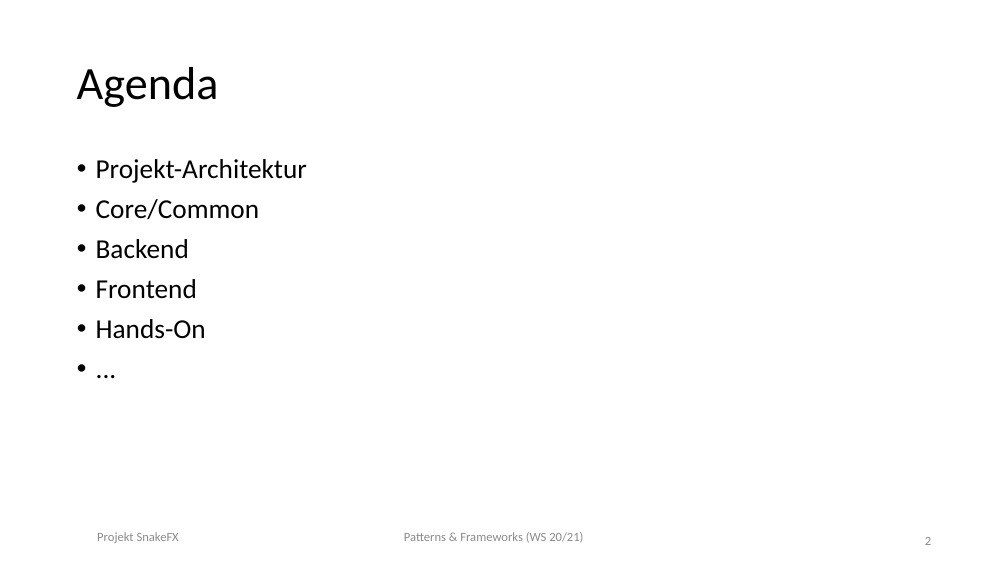
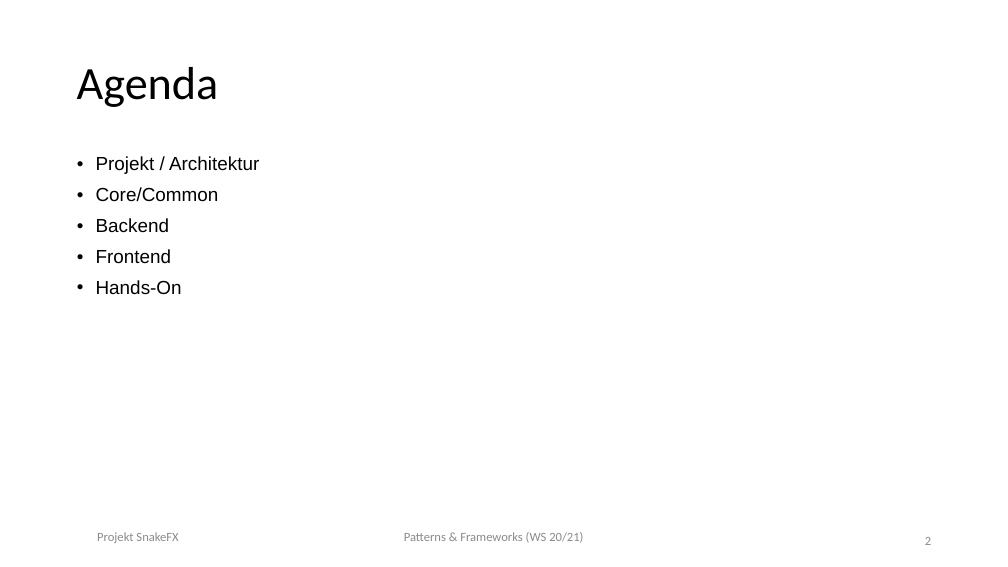
Before and after one commit to Bummelnderboris/Patterns_and_Frameworks, a slide deck: slide 2 of docs/00000_abgabe_final/3_Prasentation/Wulfert_Reidel_PF_SnakeFX.pptx. Drawn at 1008x567 pixels with LibreOffice and Linux fonts; fonts in the diff are those of the drawing. Boxes give left, top, right and bottom in pixels: in the first picture for what was removed or moved away, otherwise in the second. Text is boxed around its words. In the diff, an @@ line names an element or a change of style, - is before the commit and + after.

```diff
--- a/docs/00000_abgabe_final/3_Prasentation/Wulfert_Reidel_PF_SnakeFX.pptx
+++ b/docs/00000_abgabe_final/3_Prasentation/Wulfert_Reidel_PF_SnakeFX.pptx
@@ text at (96, 156, 259, 295): paragraph removed @@
-• ...
@@ text at (96, 156, 259, 174): text changed; size 26 to 18 pt; font Calibri to Arial @@
-• Projekt-Architektur
+• Projekt / Architektur
@@ text at (96, 187, 219, 295): size 26 to 18 pt, font Calibri to Arial in "Core/Common", "Backend", "Frontend", "Hands-On" @@
```
Also in this commit, not shown: 7 other slides changed, 5 slides added, 5 other files.
